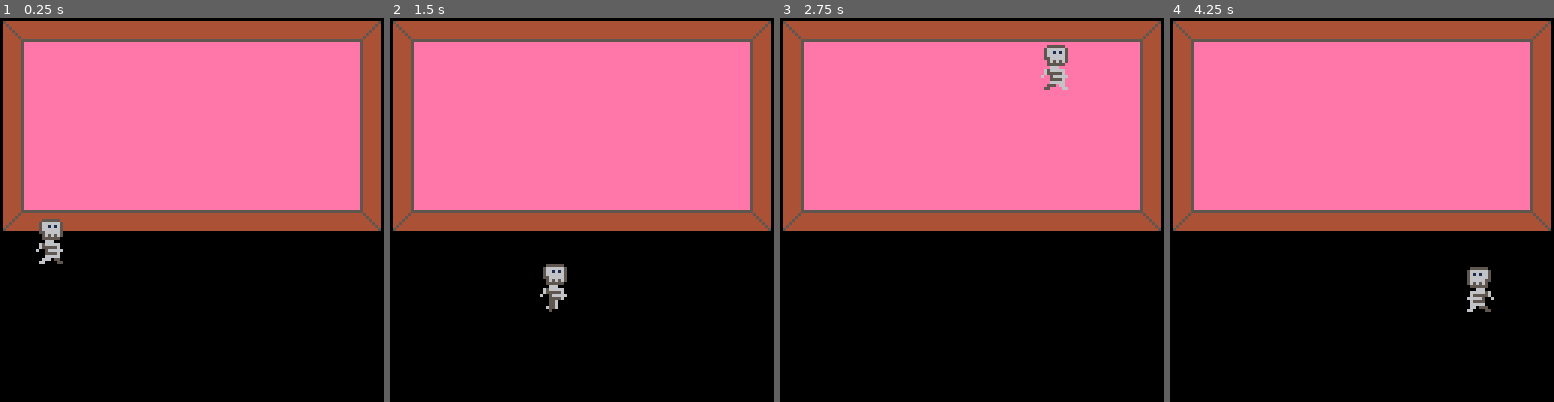
Above: before the commit, frames 1-4 (left to right).
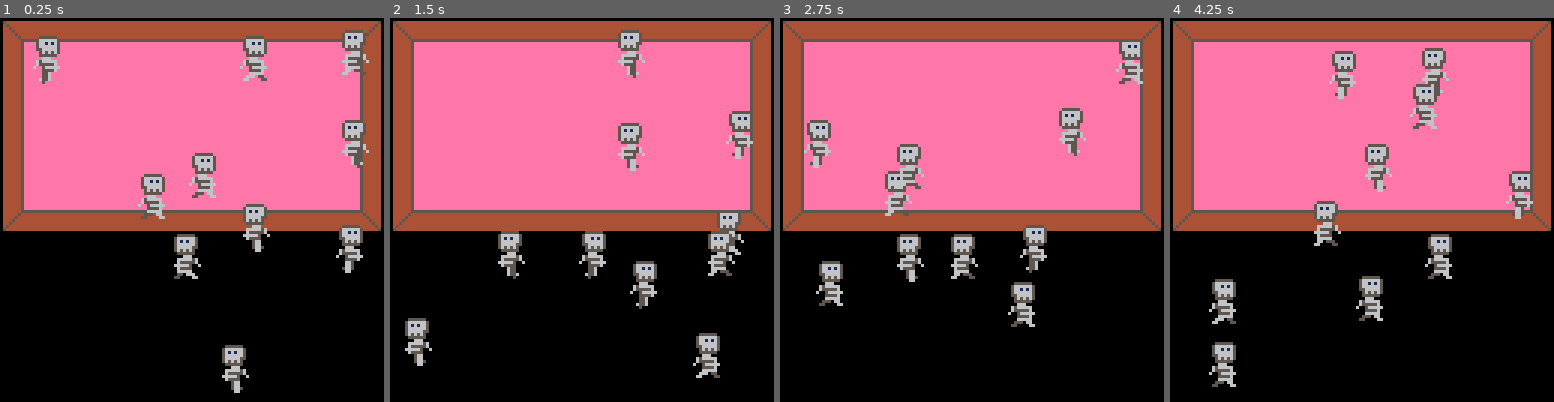
Above: after the commit, the same moments.

Repository: SnoozeTime/Spring2D_2025
Game: PICO-8 cartridge spring.p8
Two runs of this game, one before a commit and one after it. Both use one fixed random seed, a clock stepped at 60 frames per second and the inputs below.
Inputs:
- Up to frame 1 (0.25 s): no input
- Up to frame 2 (1.5 s): no input
- Up to frame 3 (2.75 s): no input
- Up to frame 4 (4.25 s): no input

The runs differ from the first frame. In frame 1, 6.1% of the frame differs, in the area x 8-97%, y 3-98%; in frame 2, 6.0%; in frame 3, 6.1%; in frame 4, 6.2%, in the area x 10-95%, y 7-97%.

Commit message:
Animation code

Diff:
--- /dev/null
+++ b/anim.lua
@@ -0,0 +1,23 @@
+anim = {}
+
+function anim:new(o)
+  o = o or {}
+  setmetatable(o, self)
+  self.__index = self
+  return o
+end
+
+function anim:update()
+  self.t += 1
+  if self.t > self.frame_length then
+    self.t = 0
+    self.frame += 1
+    if self.frame > #self.frames then
+      self.frame = 1
+    end
+  end
+end
+
+function anim:draw(x, y, flip_x, flip_y)
+  spr(self.frames[self.frame], x, y, self.w, self.h, flip_x, flip_y)
+end
--- a/game.lua
+++ b/game.lua
@@ -1,43 +1,69 @@
-function _init()
-  r = {
-    t = 0,
-    pos = {x = 1, y = 50},
-    vel = {x = 1, y = 2},
-    size = 16,
-    bounds = {w = 128, h = 128},
-  }
-  function r:update()
-    self.t += 1
-    self.pos.x += self.vel.x
-    if self.pos.x < 0 then
-      self.pos.x = -self.pos.x
-      self.vel.x = -self.vel.x
-    elseif self.pos.x + self.size >= self.bounds.w then
-      self.pos.x = self.bounds.w - (self.pos.x + self.size - self.bounds.w) - self.size
-      self.vel.x = -self.vel.x
-    end
+skel = {}
 
-    self.pos.y += self.vel.y
-    if self.pos.y < 0 then
-      self.pos.y = -self.pos.y
-      self.vel.y = -self.vel.y
-    elseif self.pos.y + self.size >= self.bounds.h then
-      self.pos.y = self.bounds.h - (self.pos.y + self.size - self.bounds.h) - self.size
-      self.vel.y = -self.vel.y
-    end
+function skel:new(o)
+  o = o or {}
+  setmetatable(o, self)
+  self.__index = self
+  return o
+end
+
+function skel:update()
+  self.anim:update()
+
+  self.pos.x += self.vel.x
+  if self.pos.x < 0 then
+    self.pos.x = -self.pos.x
+    self.vel.x = -self.vel.x
+  elseif self.pos.x + self.size >= self.bounds.w then
+    self.pos.x = self.bounds.w - (self.pos.x + self.size - self.bounds.w) - self.size
+    self.vel.x = -self.vel.x
   end
 
-  function r:draw()
-    spr(21 + 2 * (flr(self.t / 4) % 4), self.pos.x, self.pos.y, 2, 2, r.vel.x < 0)
+  self.pos.y += self.vel.y
+  if self.pos.y < 0 then
+    self.pos.y = -self.pos.y
+    self.vel.y = -self.vel.y
+  elseif self.pos.y + self.size >= self.bounds.h then
+    self.pos.y = self.bounds.h - (self.pos.y + self.size - self.bounds.h) - self.size
+    self.vel.y = -self.vel.y
+  end
+end
+
+function skel:draw()
+  self.anim:draw(self.pos.x, self.pos.y, self.vel.x < 0)
+end
+
+function _init()
+  skels = {}
+  for i=1,10 do
+    add(skels,
+      skel:new{
+        anim = anim:new{
+          t = 0,
+          frame = flr(rnd(4)) + 1,
+          frame_length = flr(rnd(10)),
+          frames = {21,23,25,27},
+          w = 2,
+          h = 2,
+        },
+        pos = {x = flr(rnd(120)), y = flr(rnd(120))},
+        vel = {x = flr(rnd(6))-3, y = flr(rnd(6))-3},
+        size = 16,
+        bounds = {w = 128, h = 128},
+      })
   end
 end
 
 function _draw()
   rectfill(0,0,127,127,0)
   map()
-  r:draw()
+  for i=1,#skels do
+    skels[i]:draw()
+  end
 end
 
 function _update()
-  r:update()
+  for i=1,#skels do
+    skels[i]:update()
+  end
 end
--- a/spring.p8
+++ b/spring.p8
@@ -2,6 +2,7 @@
 version 42
 __lua__
 #include game.lua
+#include anim.lua
 __gfx__
 000000000000000000000000eeeeeeee544444405444444055555555044444450444444500000000000000000000000000000000000000000000000000000000
 000000004444444444444450eeeeeeee544444404544444044444444044444540444444505444444000000000000000000000000000000000000000000000000
